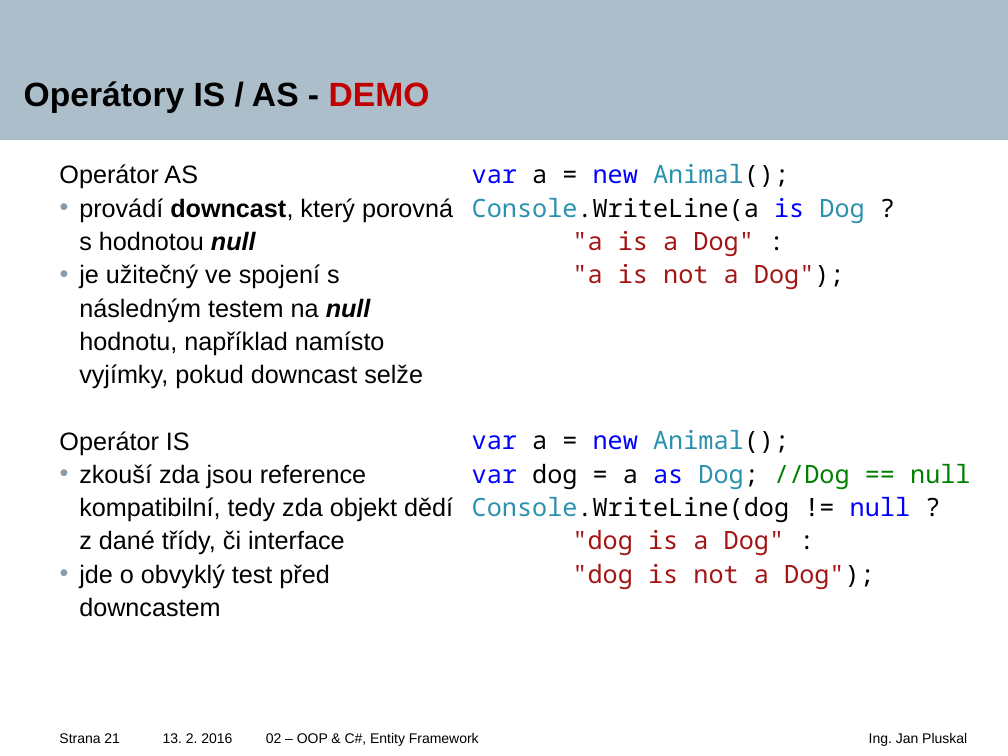
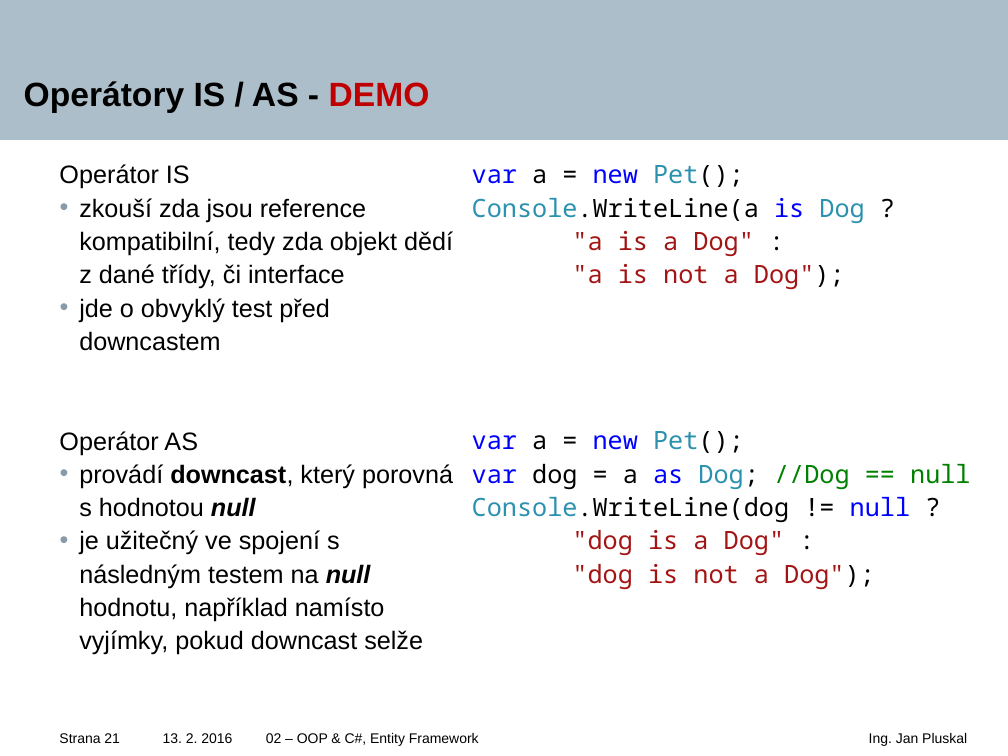
Before and after one commit to tajpo/fitiw5, a slide deck: slide 21 of Lectures/IW5-02-OOP_EF.pptx. Drawn at 1008x756 pixels with LibreOffice and Linux fonts; fonts in the diff are those of the drawing; background and template pictures are left out. Boxes give left, top, right and bottom in pixels: in the first picture for what was removed or moved away, otherwise in the second. Text is boxed around its words. In the diff, an @@ line names an element or a change of style, - is before the commit and + after.

Commit message:
Fix typos, add references

```diff
--- a/Lectures/IW5-02-OOP_EF.pptx
+++ b/Lectures/IW5-02-OOP_EF.pptx
@@ text at <box>59,164,453,351</box>: paragraphs added @@
+Operátor IS
+  • zkouší zda jsou reference kompatibilní, tedy zda objekt dědí z dané třídy, či interface
+  • jde o obvyklý test před downcastem
@@ text at <box>472,165,744,187</box>: text changed @@
-var a = new Animal();
+var a = new Pet();
@@ text at <box>59,431,453,617</box>: paragraphs removed @@
-Operátor IS
-  • zkouší zda jsou reference kompatibilní, tedy zda objekt dědí z dané třídy, či interface
-  • jde o obvyklý test před downcastem
@@ text at <box>472,431,744,453</box>: text changed @@
-var a = new Animal();
+var a = new Pet();
```
Also in this commit, not shown: 2 other slides changed.
